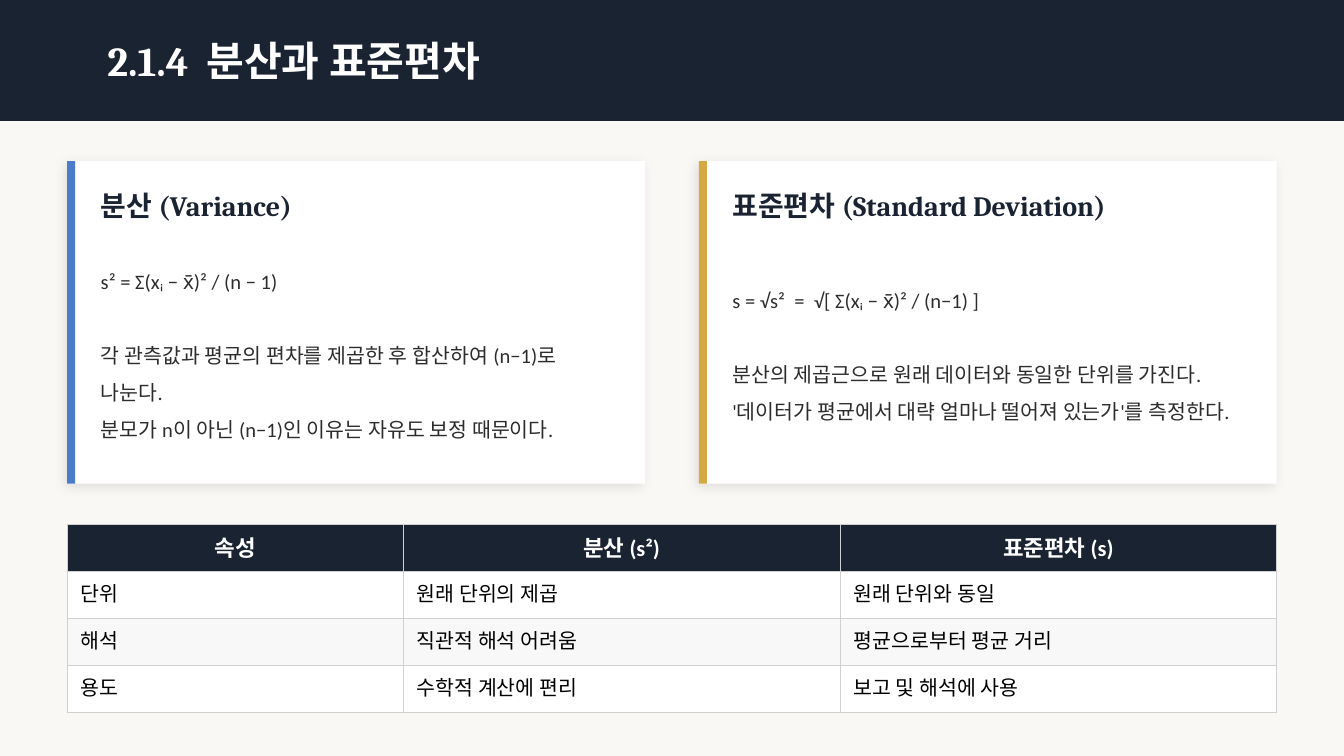
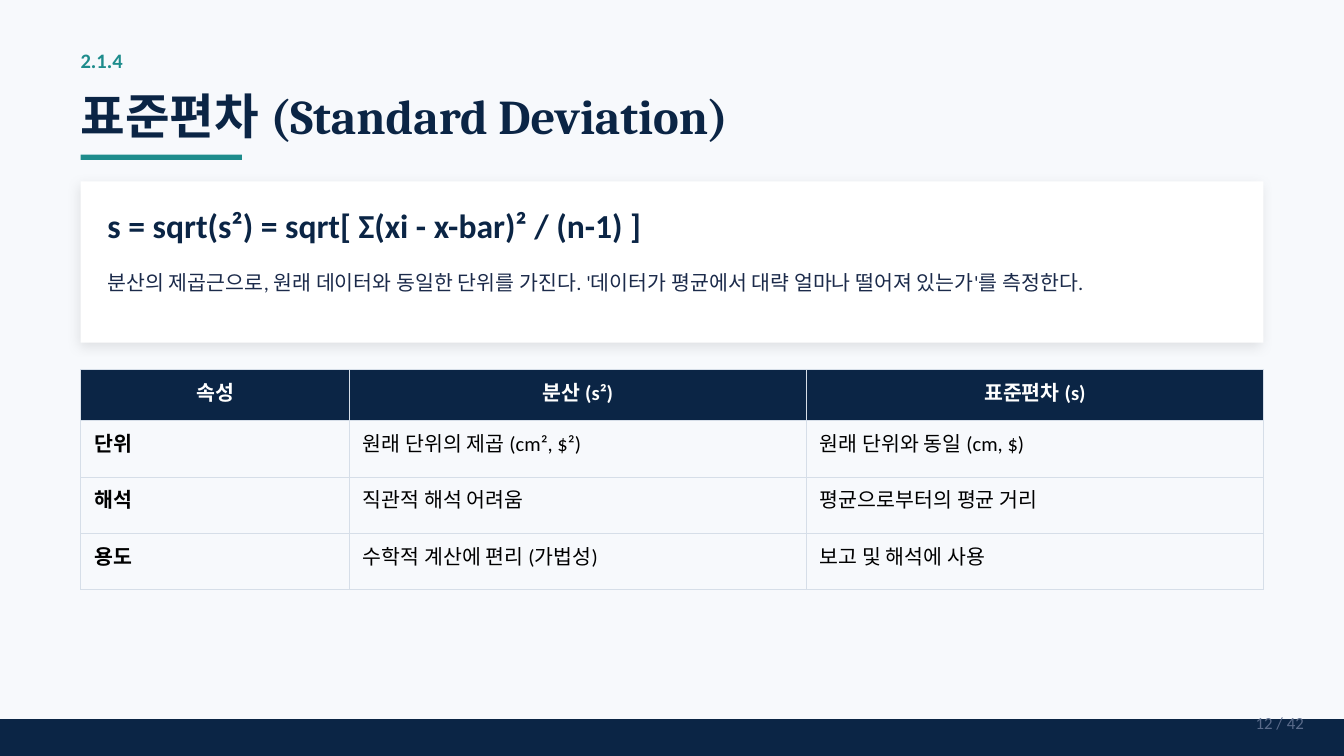
Before and after one commit to leina99-lab/classes, a slide deck: slide 12 of statistics_and_society/Chapter_02_1_Summarizing_Data.pptx (slide 7 before the commit). Drawn at 1344x756 pixels with LibreOffice and Linux fonts; fonts in the diff are those of the drawing. Boxes give left, top, right and bottom in pixels: in the first picture for what was removed or moved away, otherwise in the second. Text is boxed around its words. In the diff, an @@ line names an element or a change of style, - is before the commit and + after.

```diff
--- a/statistics_and_society/Chapter_02_1_Summarizing_Data.pptx
+++ b/statistics_and_society/Chapter_02_1_Summarizing_Data.pptx
@@ background #FAF8F5 to #F7F9FC @@
@@ rectangle removed at (0,0,1344,121) @@
@@ text added at (81,54,123,68), 11 pt, text #1E8C8C, bold @@
+2.1.4
@@ text removed at (107,41,480,80) @@
-2.1.4 분산과 표준편차
@@ text "표준편차 (Standard Deviation)": place and size @@
-text "표준편차 (Standard Deviation)" at (732,192,1105,221)
+text "표준편차 (Standard Deviation)" at (81,93,727,142)
@@ text "표준편차 (Standard Deviation)" at (81,93,727,142): size 15 to 26 pt, text colour #1A2332 to #0B2545 @@
@@ rectangle removed at (67,161,75,484) @@
@@ rectangle added at (81,155,242,160), fill #1E8C8C @@
@@ rectangle removed at (699,161,1277,484) @@
@@ rectangle removed at (699,161,707,484) @@
@@ rectangle: place and size @@
-rectangle at (67,161,645,484)
+rectangle at (81,181,1263,343)
@@ text removed at (101,192,292,221) @@
-분산 (Variance)
@@ text added at (107,212,622,244), 18 pt, text #0B2545, bold @@
+s = sqrt(s²) = sqrt[ Σ(xi - x-bar)² / (n-1) ]
@@ text removed at (101,273,556,440) @@
-s² = Σ(xᵢ − x̄)² / (n − 1)
-각 관측값과 평균의 편차를 제곱한 후 합산하여 (n−1)로 나눈다.
-분모가 n이 아닌 (n−1)인 이유는 자유도 보정 때문이다.
@@ text at (107,273,1083,293): text changed; text colour #2C2C2C to #1B2A4A @@
-s = √s² = √[ Σ(xᵢ − x̄)² / (n−1) ]
-분산의 제곱근으로 원래 데이터와 동일한 단위를 가진다.
-'데이터가 평균에서 대략 얼마나 떨어져 있는가'를 측정한다.
+분산의 제곱근으로, 원래 데이터와 동일한 단위를 가진다. '데이터가 평균에서 대략 얼마나 떨어져 있는가'를 측정한다.
@@ table at (81,370,1263,571) @@
-row 2, column 2: 원래 단위의 제곱
+row 2, column 2: 원래 단위의 제곱 (cm², $²)
-row 2, column 3: 원래 단위와 동일
+row 2, column 3: 원래 단위와 동일 (cm, $)
-row 3, column 3: 평균으로부터 평균 거리
+row 3, column 3: 평균으로부터의 평균 거리
-row 4, column 2: 수학적 계산에 편리
+row 4, column 2: 수학적 계산에 편리 (가법성)
@@ fill #1A2332 to #0B2545 in row 1 @@
@@ fill #FFFFFF to none in 6 cells @@
@@ fill #F8F8F8 to none in row 3 @@
@@ size 12 to 11 pt in "속성", "분산 (s²)", "표준편차 (s)" @@
@@ bold on in "단위", "해석", "용도" @@
@@ borders changed @@
@@ table: place and size @@
-table at (67,524,1277,712)
+table at (81,370,1263,571)
@@ rectangle added at (0,719,1344,756), fill #0B2545 @@
@@ text added at (1256,715,1304,729), 9 pt, text #5A6B8A @@
+12 / 42
```
Also in this commit, not shown: 13 other slides changed, 28 slides added, 4 slides removed, 1 other file.
